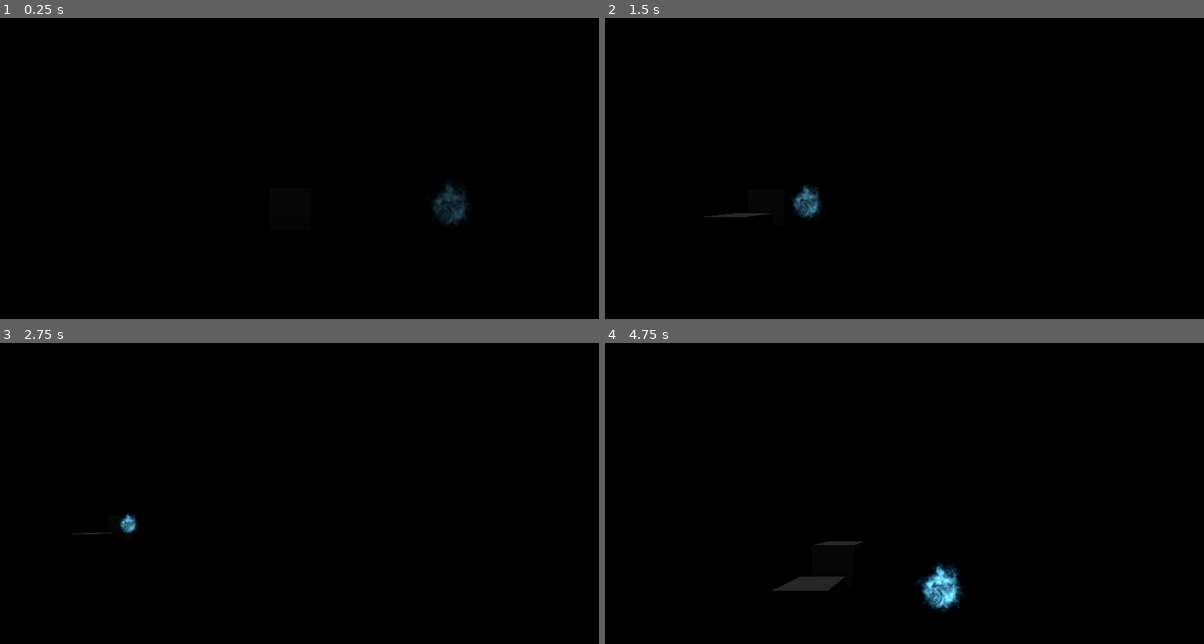
Above: before the commit, frames 1-4 (two rows, left to right).
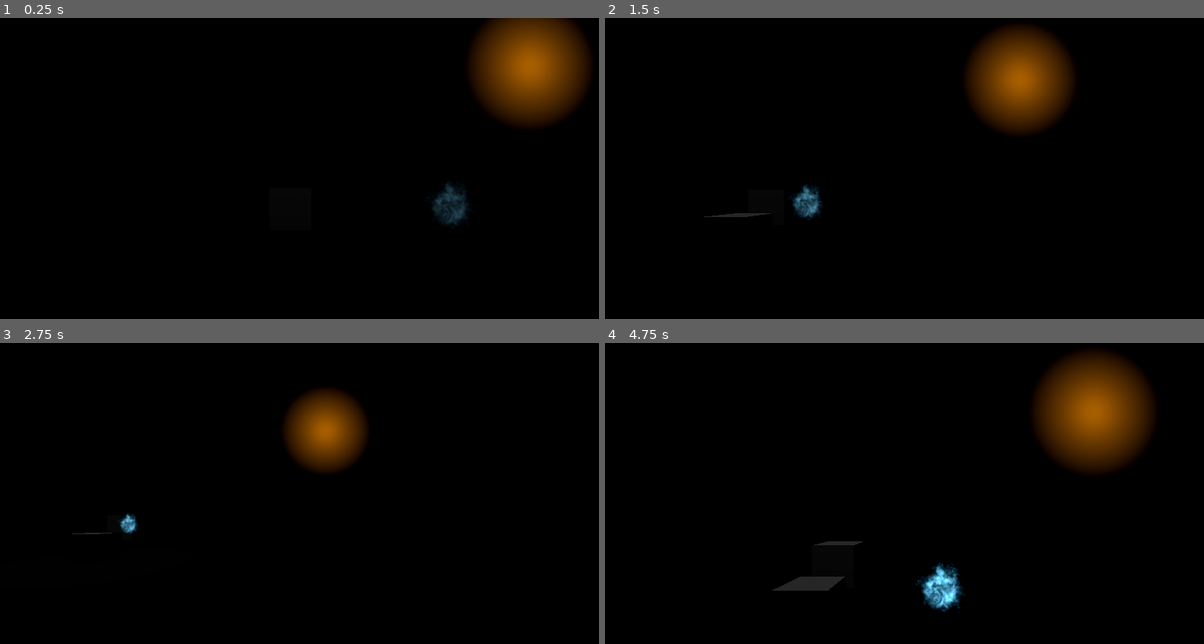
Above: after the commit, the same moments.

Repository: rafaelva-z/GameName
Game: Godot game, scene res://scenes/level.tscn
Two runs of this game, one before a commit and one after it. Both use one fixed random seed, a clock stepped at 60 frames per second and the inputs below.
Inputs:
- Up to frame 1 (0.25 s): no input
- Up to frame 2 (1.5 s): tap Enter (ui_accept) at 0.5, 0.77 s; hold Right (ui_right) 0.53-1.28 s; hold Down (ui_down) from 1.28 s (still down)
- Up to frame 3 (2.75 s): tap Enter (ui_accept) at 1.52 s; release Down (ui_down) at 2.03 s; hold Right (ui_right) from 2.03 s (still down)
- Up to frame 4 (4.75 s): release Right (ui_right) at 2.78 s; hold Up (ui_up) 2.78-3.53 s; tap Enter (ui_accept) at 3.02, 3.77, 4.52 s; hold Left (ui_left) from 3.53 s (still down)

The runs differ from the first frame. In frame 1, 5.9% of the frame differs, in the area x 78-99%, y 0-36%; in frame 2, 5.0%; in frame 3, 3.0%; in frame 4, 6.2%, in the area x 71-92%, y 3-43%.

Commit message:
omni blob

Diff:
--- /dev/null
+++ b/scenes/fire_light_scene.tscn
@@ -0,0 +1,38 @@
+[gd_scene load_steps=7 format=3 uid="uid://dej0l0qx7slc0"]
+
+[ext_resource type="Script" path="res://assets/addons/kenney_particle_pack/fire_light.gd" id="1_qeoi6"]
+
+[sub_resource type="Gradient" id="Gradient_xondd"]
+offsets = PackedFloat32Array(0.249135, 0.702422)
+
+[sub_resource type="FastNoiseLite" id="FastNoiseLite_bqtr6"]
+noise_type = 0
+seed = 5
+frequency = 0.2323
+
+[sub_resource type="NoiseTexture3D" id="NoiseTexture3D_txxa0"]
+color_ramp = SubResource("Gradient_xondd")
+noise = SubResource("FastNoiseLite_bqtr6")
+
+[sub_resource type="StandardMaterial3D" id="StandardMaterial3D_6xkod"]
+albedo_color = Color(0.660396, 0.660396, 0.660396, 1)
+
+[sub_resource type="PlaneMesh" id="PlaneMesh_1s8ti"]
+
+[node name="Node3D" type="Node3D"]
+
+[node name="OmniLight3D" type="OmniLight3D" parent="."]
+transform = Transform3D(1, 0, 0, 0, 1, 0, 0, 0, 1, 0.0869391, 0.22911, -0.108204)
+light_color = Color(0.968627, 0.556863, 0, 1)
+omni_range = 2.67618
+script = ExtResource("1_qeoi6")
+noise = SubResource("NoiseTexture3D_txxa0")
+
+[node name="MeshInstance3D" type="MeshInstance3D" parent="."]
+transform = Transform3D(2.83994, 0, 0, 0, -4.37114e-08, -2.65294, 0, 1, -1.15964e-07, 0, 0, -1)
+material_override = SubResource("StandardMaterial3D_6xkod")
+mesh = SubResource("PlaneMesh_1s8ti")
+
+[node name="Camera3D" type="Camera3D" parent="."]
+transform = Transform3D(1, 0, 0, 0, 1, 0, 0, 0, 1, 0, 0, 3)
+visible = false
--- a/scenes/level.tscn
+++ b/scenes/level.tscn
@@ -1,8 +1,9 @@
-[gd_scene load_steps=14 format=3 uid="uid://2ra5jc6iex42"]
+[gd_scene load_steps=15 format=3 uid="uid://2ra5jc6iex42"]
 
 [ext_resource type="Texture2D" uid="uid://bfvqnm2kkjexf" path="res://assets/addons/kenney_particle_pack/circle_04.png" id="1_3mcev"]
 [ext_resource type="PackedScene" uid="uid://5umcx7eqlgfn" path="res://scenes/player.tscn" id="1_gemp0"]
 [ext_resource type="Texture2D" uid="uid://b5qe37uqxpmjo" path="res://assets/addons/kenney_particle_pack/fire_02.png" id="3_3jqut"]
+[ext_resource type="PackedScene" uid="uid://dej0l0qx7slc0" path="res://scenes/fire_light_scene.tscn" id="4_377ce"]
 
 [sub_resource type="BoxMesh" id="BoxMesh_vanro"]
 size = Vector3(1000, 0.1, 40)
@@ -150,9 +151,5 @@
 process_material = SubResource("ParticleProcessMaterial_cg7sw")
 draw_pass_1 = SubResource("QuadMesh_kqt6y")
 
-[node name="smoke" type="Node3D" parent="."]
-
-[node name="CPUParticles3D" type="CPUParticles3D" parent="smoke"]
-transform = Transform3D(1, 0, 0, 0, 1, 0, 0, 0, 1, 2.66565, 1.14886, -1.09397)
-emission_shape = 1
-emission_sphere_radius = 13.41
+[node name="Node3D" parent="." instance=ExtResource("4_377ce")]
+transform = Transform3D(1.06499, 0, 0, 0, 1.06499, 0, 0, 0, 1.06499, 8.1883, 5.76403, -2.69757)
--- /dev/null
+++ b/scripts/fire_light.gd
@@ -0,0 +1,15 @@
+extends OmniLight3D
+
+@export var noise: NoiseTexture3D
+var time_passed := 0.0
+
+# Called every frame. 'delta' is the elapsed time since the previous frame.
+func _process(delta):
+	time_passed += delta
+	#print(time_passed)
+
+	var sampled_noise = noise.noise.get_noise_1d(time_passed * 2)
+	sampled_noise = abs(sampled_noise)
+
+	light_energy = sampled_noise
+	pass
